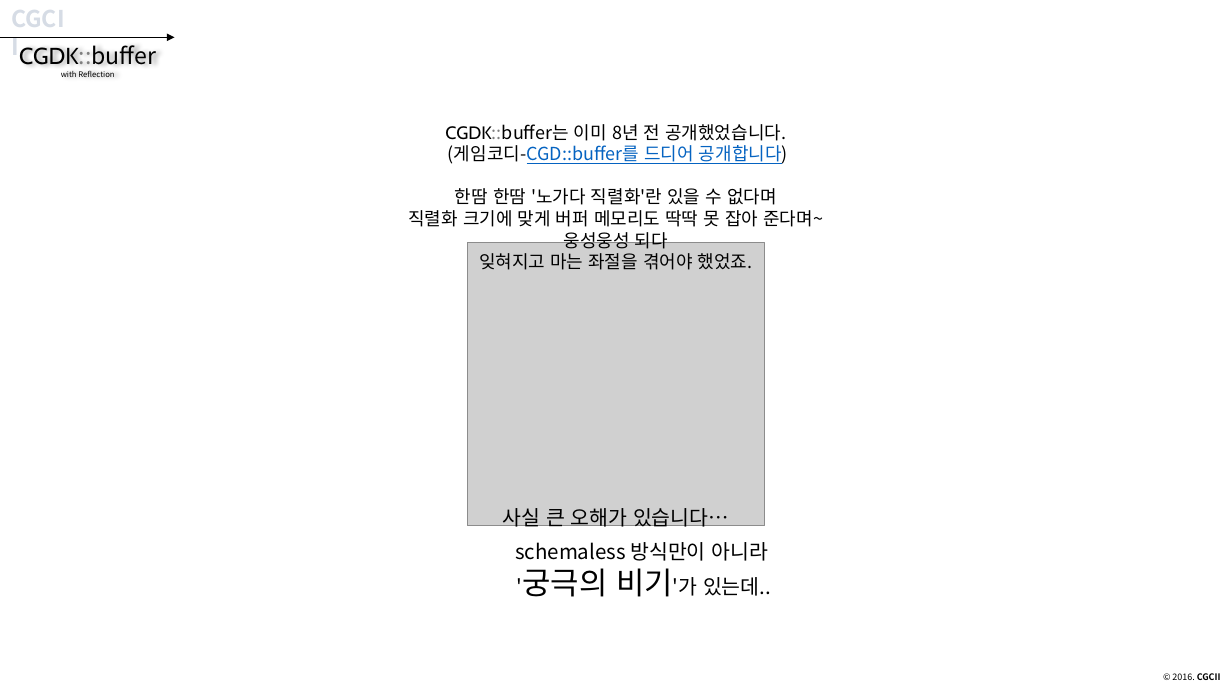
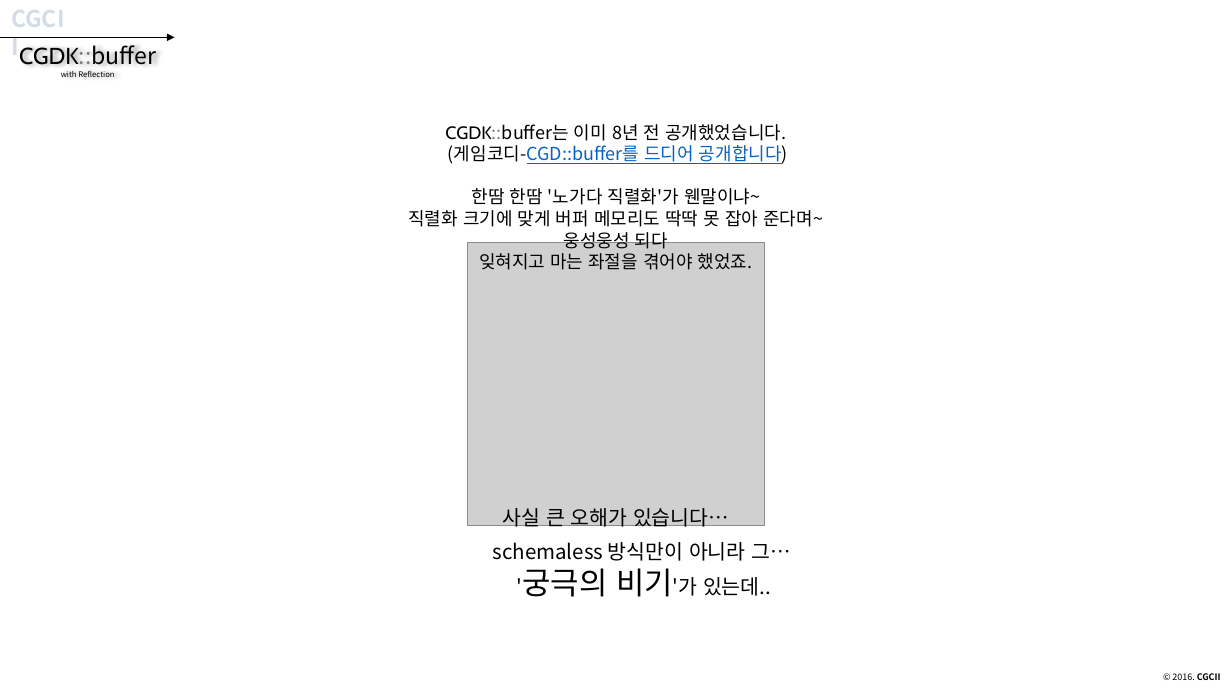
Before and after one commit to CGLabs/CGDK.buffer, a slide deck: slide 21 of C++/document/intruduce_CGDK.buffer.pptx. Drawn at 1232x693 pixels with LibreOffice and Linux fonts; fonts in the diff are those of the drawing; grey boxes stand for pictures. Boxes give left, top, right and bottom in pixels: in the first picture for what was removed or moved away, otherwise in the second. Text is boxed around its words. In the diff, an @@ line names an element or a change of style, - is before the commit and + after.

```diff
--- a/C++/document/intruduce_CGDK.buffer.pptx
+++ b/C++/document/intruduce_CGDK.buffer.pptx
@@ text at [445, 124, 788, 205]: text changed @@
-CGDK::buffer는 이미 8년 전 공개했었습니다.
-(게임코디-CGD::buffer를 드디어 공개합니다)
-한땀 한땀 '노가다 직렬화'란 있을 수 없다며
+CGDK::buffer는 이미 8년 전 공개했었습니다.
+(게임코디-CGD::buffer를 드디어 공개합니다)
+한땀 한땀 '노가다 직렬화'가 웬말이냐~
@@ text at [493, 542, 790, 561]: text changed @@
-schemaless 방식만이 아니라
+schemaless 방식만이 아니라 그…
```
Also in this commit, not shown: 30 other slides changed.
